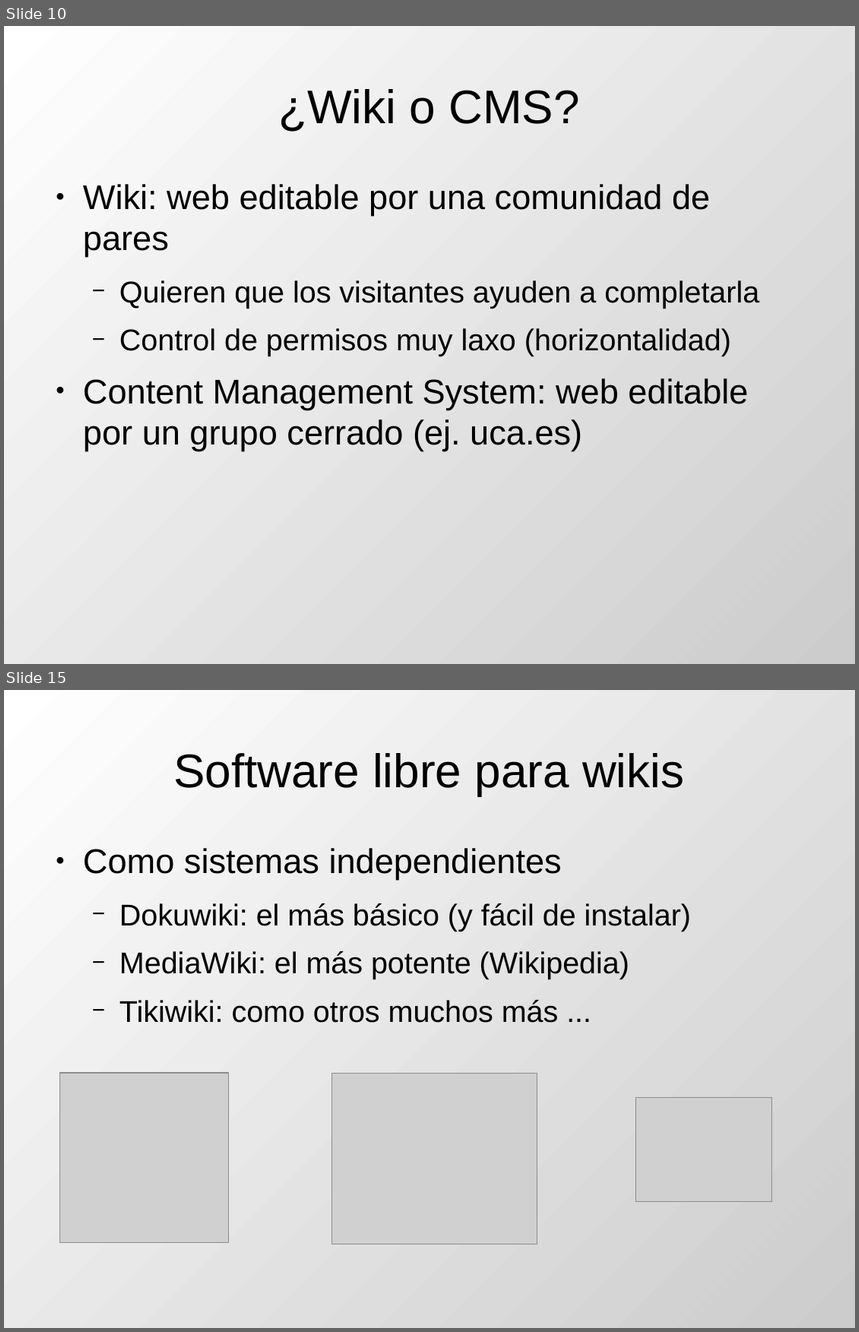
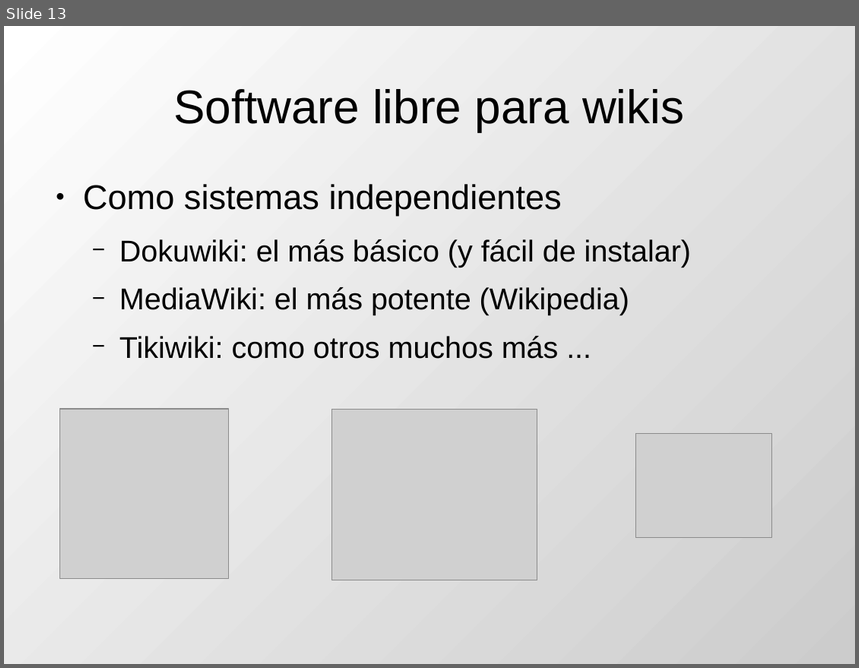
Before and after one commit to DrPantera/wikis4education, a slide deck: uca-2013_07/tema-1-Introduccion.odp. Shown one above the other, each under a label of ours: slides 10 and 15 before the commit, slide 13 after it; the slides between them are not shown. The pictures are 859x1332 and 859x668 pixels, drawn with LibreOffice and Linux fonts; fonts in the diff are those of the drawing; grey boxes stand for pictures. Boxes give left, top, right and bottom in pixels: in the first picture for what was removed or moved away, otherwise in the second. Text is boxed around its words. In the diff, an @@ line names an element or a change of style, - is before the commit and + after.

```diff
--- a/uca-2013_07/tema-1-Introduccion.odp
+++ b/uca-2013_07/tema-1-Introduccion.odp
@@ slide 10 removed at (4, 26, 855, 664), background gradient #FFFFFF to #CCCCCC @@
@@ title removed at (278, 89, 579, 132) @@
-¿Wiki o CMS?
@@ text removed at (83, 184, 759, 451) @@
-● Wiki: web editable por una comunidad de pares
-  − Quieren que los visitantes ayuden a completarla
-  − Control de permisos muy laxo (horizontalidad)
-● Content Management System: web editable por un grupo cerrado (ej. uca.es)
@@ what was slide 15 is now slide 13 @@
```
Also in this commit, not shown: 8 slides changed, 4 other slides removed, 2 other files.
